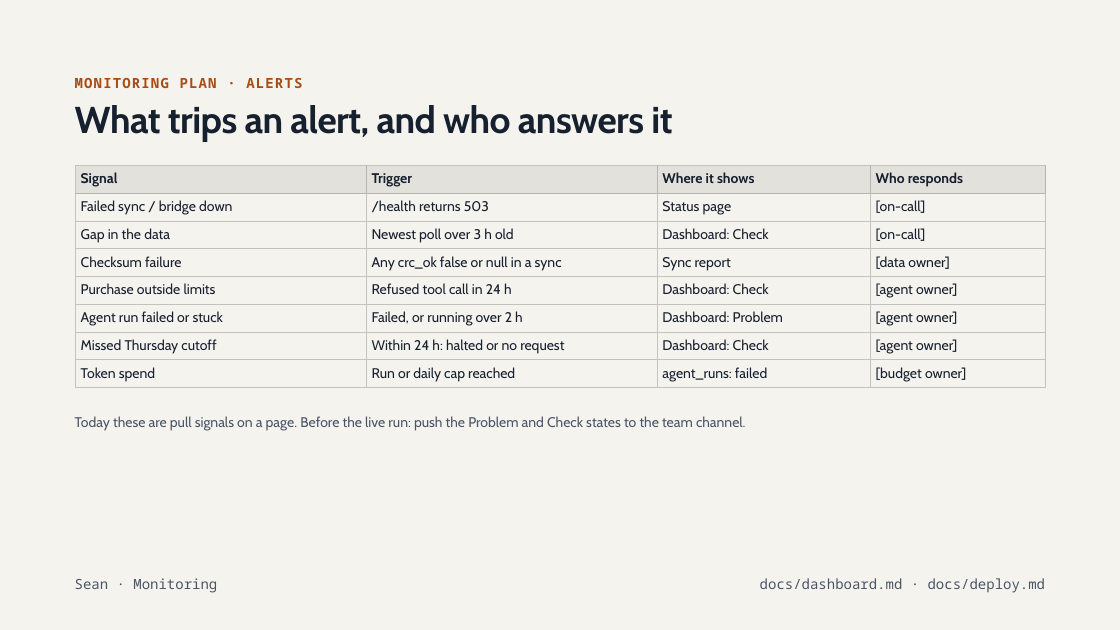
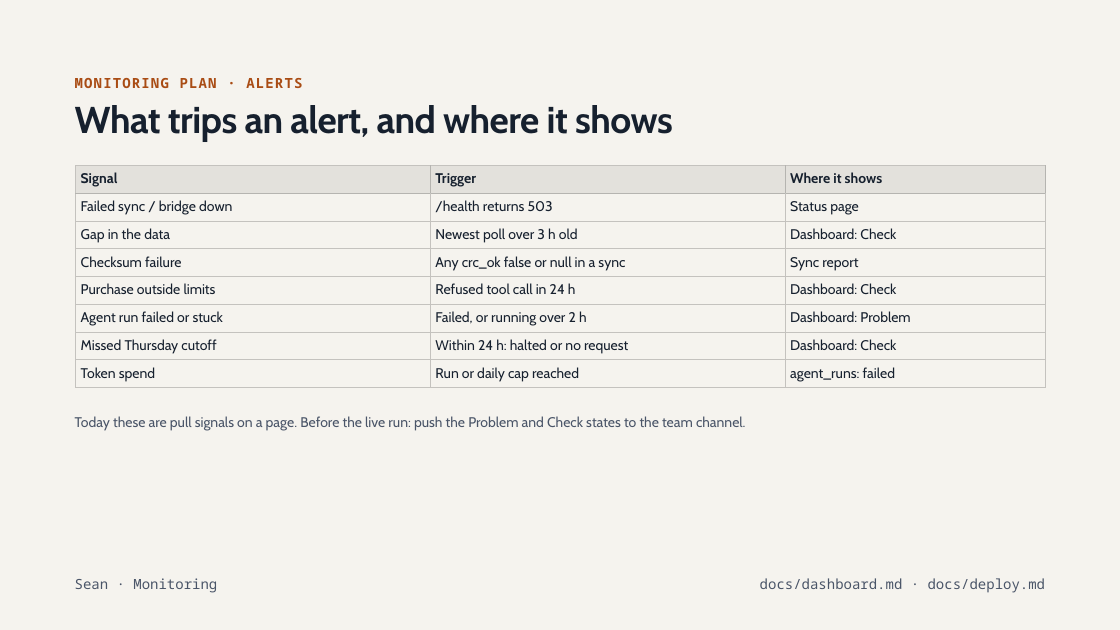
Before and after one commit to marshall-strong/agentic-vending, a slide deck: slide 15 of docs/presentation/group-b-final-presentation.pptx. Drawn at 1120x630 pixels with LibreOffice and Linux fonts; fonts in the diff are those of the drawing. Boxes give left, top, right and bottom in pixels: in the first picture for what was removed or moved away, otherwise in the second. Text is boxed around its words. In the diff, an @@ line names an element or a change of style, - is before the commit and + after.

```diff
--- a/docs/presentation/group-b-final-presentation.pptx
+++ b/docs/presentation/group-b-final-presentation.pptx
@@ title at (x1=75, y1=105, x2=673, y2=142): text changed @@
-What trips an alert, and who answers it
+What trips an alert, and where it shows
@@ table at (x1=76, y1=166, x2=1045, y2=387) @@
-column 4: Who responds | [on-call] | [on-call] | [data owner] | [agent owner] | [agent owner] | [agent owner] | [budget owner]
```
